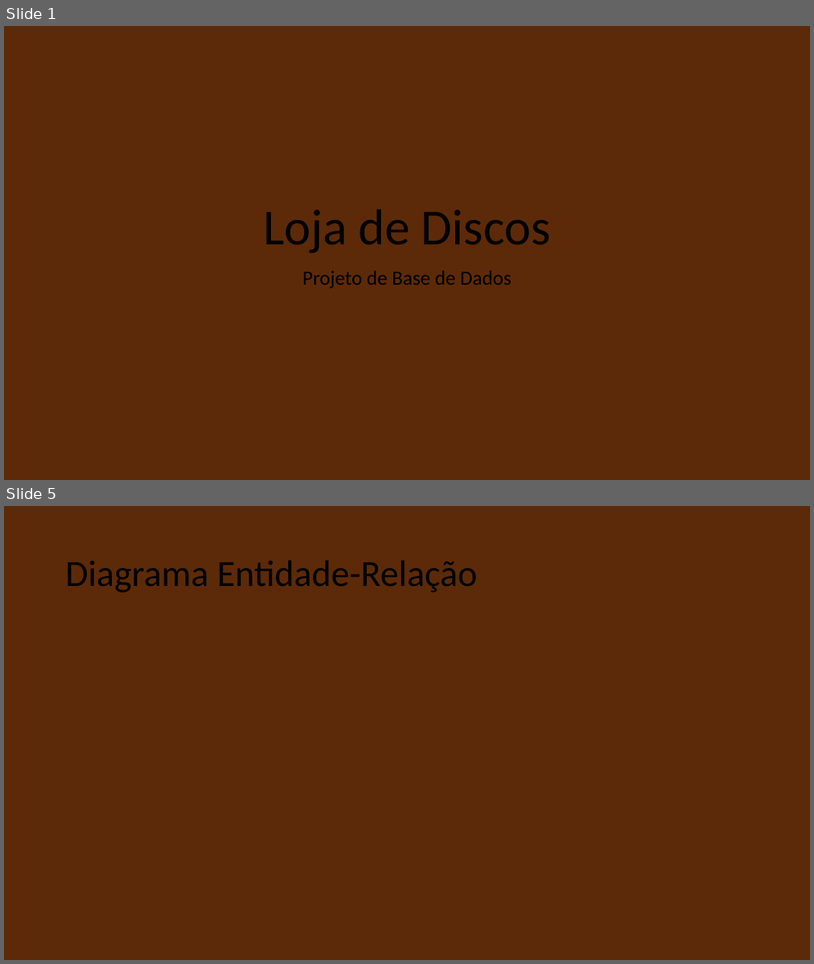
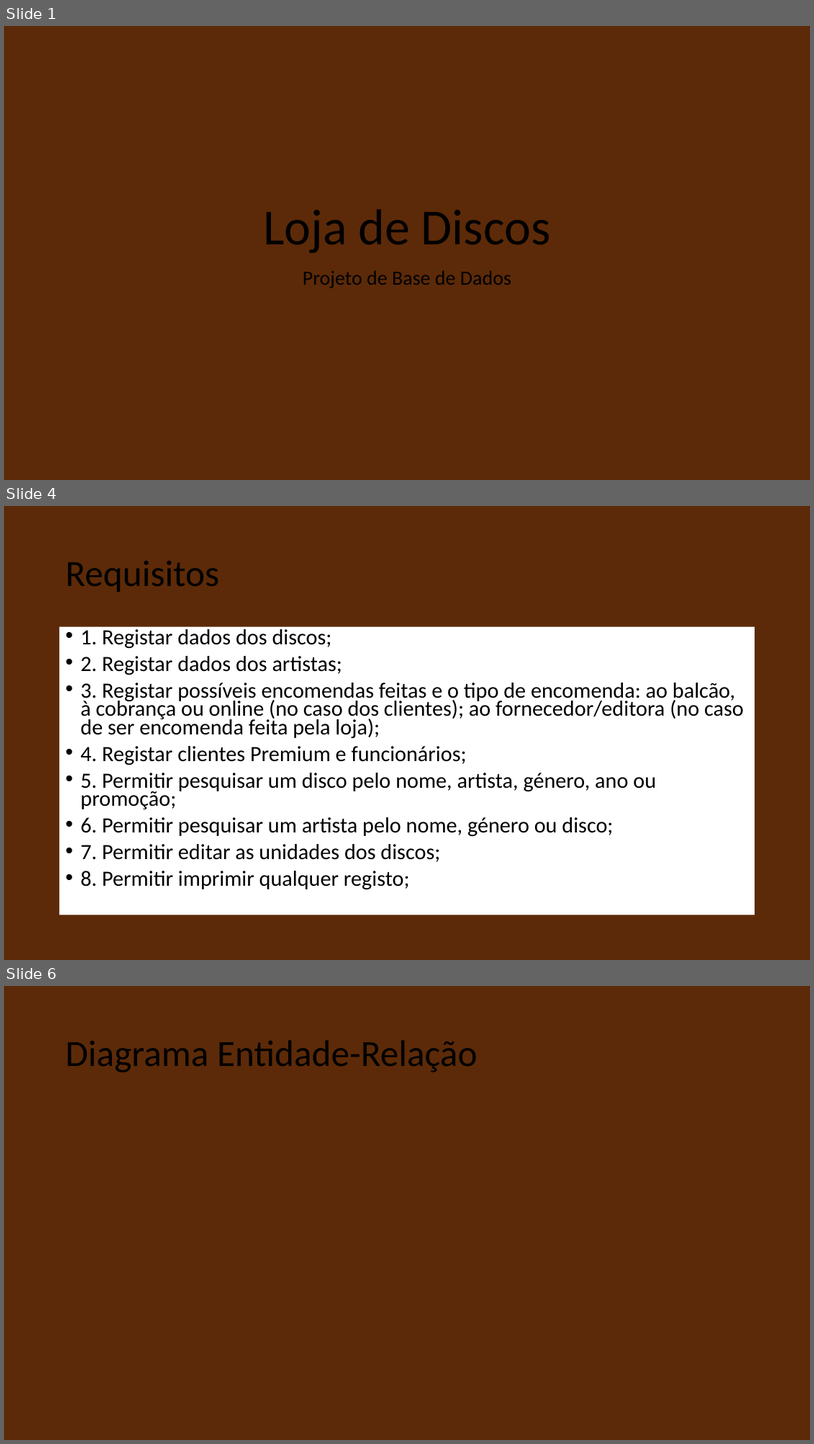
Before and after one commit to marcomacedo/Base-de-dados, a slide deck: Relatório final e apresentação/Aprensentação_P1G12.pptx. Shown one above the other, each under a label of ours: slides 1 and 5 before the commit, slides 1, 4 and 6 after it; the slides between them are not shown. The pictures are 814x964 and 814x1444 pixels, drawn with LibreOffice and Linux fonts; fonts in the diff are those of the drawing. Boxes give left, top, right and bottom in pixels: in the first picture for what was removed or moved away, otherwise in the second. Text is boxed around its words. In the diff, an @@ line names an element or a change of style, - is before the commit and + after.

```diff
--- a/Relatório final e apresentação/Aprensentação_P1G12.pptx
+++ b/Relatório final e apresentação/Aprensentação_P1G12.pptx
@@ slide 4 added at box(4, 506, 810, 960), background #5C2A08 @@
@@ title added at box(65, 561, 219, 592), 44 pt, text #000000 @@
+Requisitos
@@ text added at box(59, 627, 756, 915), fill #FFFFFF, 25.9 pt, text #000000 @@
+• 1. Registar dados dos discos;
+• 2. Registar dados dos artistas;
+• 3. Registar possíveis encomendas feitas e o tipo de encomenda: ao balcão, à cobrança ou online (no caso dos clientes); ao fornecedor/editora (no caso de ser encomenda feita pela loja);
+• 4. Registar clientes Premium e funcionários;
+• 5. Permitir pesquisar um disco pelo nome, artista, género, ano ou promoção;
+• 6. Permitir pesquisar um artista pelo nome, género ou disco;
+• 7. Permitir editar as unidades dos discos;
+• 8. Permitir imprimir qualquer registo;
@@ what was slide 5 is now slide 6 @@
```
Also in this commit, not shown: 4 slides changed, 1 other slide added, 1 slide removed, 4 other files.
